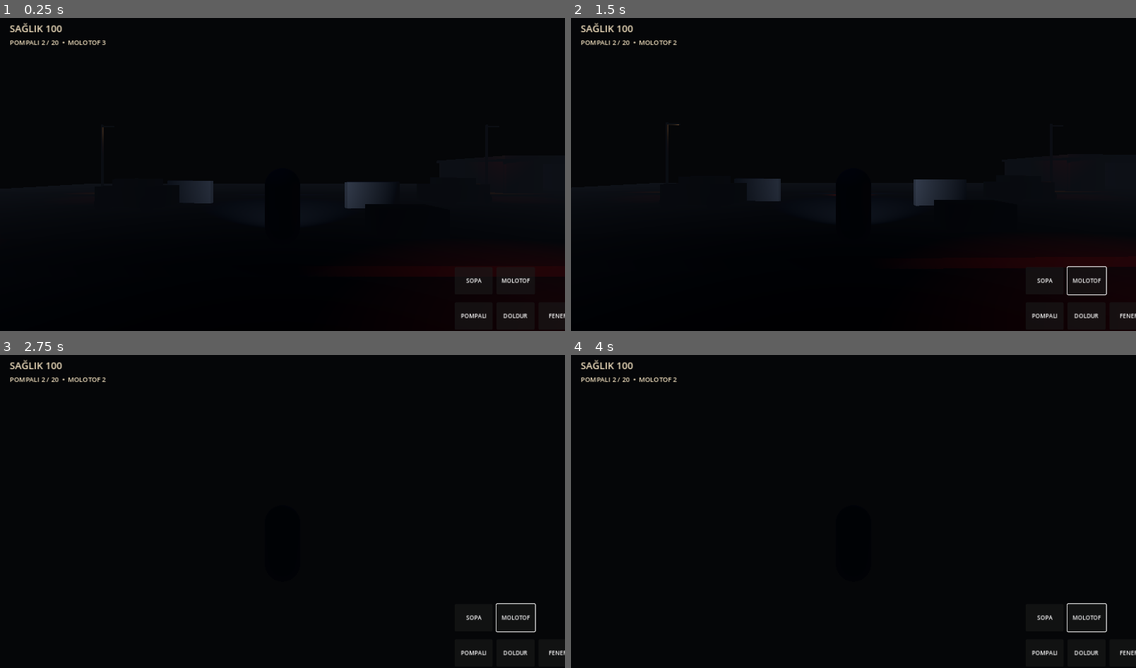
Above: before the commit, frames 1-4 (two rows, left to right).
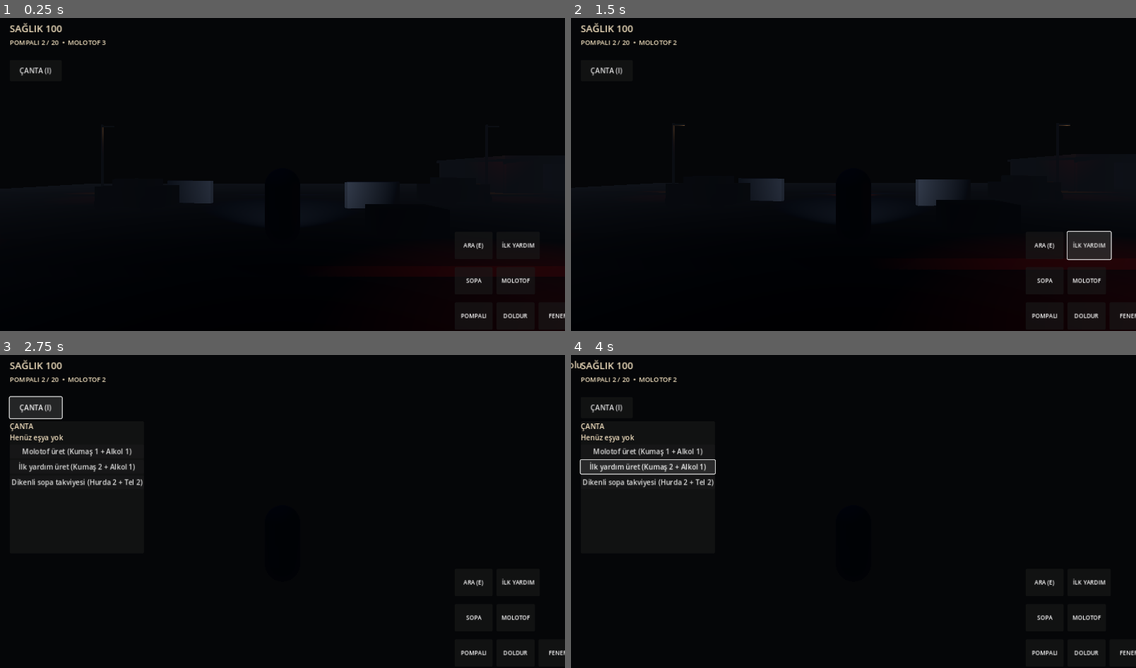
Above: after the commit, the same moments.

Repository: FatihKoc81/RESET-NIGHT
Game: Godot game, scene res://scenes/Main.tscn
Same seed, same stepped clock (60 frames per second), same inputs: the game is played once before the commit and once after it.
Inputs (mouse positions are in pixels of both pictures, inside the frame that each line leads up to):
- Up to frame 1 (0.25 s): no input
- Up to frame 2 (1.5 s): click "MOLOTOF" at 0.5 s; click (1090, 246) at 1.25 s, where only the run after the commit has a clickable "İLK YARDIM"
- Up to frame 3 (2.75 s): click (33, 408) at 2 s, where only the run after the commit has a clickable "ÇANTA (I)"
- Up to frame 4 (4 s): click (650, 452) at 2.75 s, where only the run after the commit has a clickable "Molotof üret (Kumaş 1 + Alkol…"; click (650, 467) at 3.5 s, where only the run after the commit has a clickable "İlk yardım üret (Kumaş 2 + Al…"

The runs differ from the first frame. In frame 1, 0.2% of the frame differs, in the area x 3-95%, y 15-74%; in frame 2, 1.1%; in frame 3, 2.0%; in frame 4, 2.4%, in the area x 0-95%, y 1-89%.
Error after the commit: Parse Error: Function "queue_redraw()" not found in base self. (res://scripts/loot_container.gd:37)

Commit message:
Add 3D loot containers, inventory and crafting

Diff:
--- a/godot/project.godot
+++ b/godot/project.godot
@@ -28,3 +28,6 @@
 fire_shotgun={"deadzone":0.2,"events":[Object(InputEventKey,"physical_keycode":70)]}
 reload={"deadzone":0.2,"events":[Object(InputEventKey,"physical_keycode":82)]}
 toggle_flashlight={"deadzone":0.2,"events":[Object(InputEventKey,"physical_keycode":76)]}
+interact={"deadzone":0.2,"events":[Object(InputEventKey,"physical_keycode":69)]}
+use_first_aid={"deadzone":0.2,"events":[Object(InputEventKey,"physical_keycode":72)]}
+toggle_inventory={"deadzone":0.2,"events":[Object(InputEventKey,"physical_keycode":73)]}
--- a/godot/scenes/Player.tscn
+++ b/godot/scenes/Player.tscn
@@ -1,7 +1,8 @@
-[gd_scene load_steps=6 format=3]
+[gd_scene load_steps=7 format=3]
 
 [ext_resource type="Script" path="res://scripts/player.gd" id="1_player"]
 [ext_resource type="Script" path="res://scripts/flashlight.gd" id="2_flashlight"]
+[ext_resource type="Script" path="res://scripts/inventory_manager.gd" id="3_inventory"]
 
 [sub_resource type="CapsuleShape3D" id="Capsule_player"]
 radius = 0.42
@@ -48,3 +49,6 @@
 spot_angle = 45.0
 shadow_enabled = true
 script = ExtResource("2_flashlight")
+
+[node name="InventoryManager" type="Node" parent="."]
+script = ExtResource("3_inventory")
--- /dev/null
+++ b/godot/scenes/interactables/LootContainer3D.tscn
@@ -0,0 +1,22 @@
+[gd_scene load_steps=4 format=3]
+
+[ext_resource type="Script" path="res://scripts/loot_container.gd" id="1_loot"]
+
+[sub_resource type="BoxMesh" id="CrateMesh"]
+size = Vector3(1.35, 0.9, 1.0)
+
+[sub_resource type="BoxShape3D" id="CrateShape"]
+size = Vector3(1.45, 1.0, 1.1)
+
+[node name="LootZone3D" type="Area3D"]
+collision_layer = 4
+collision_mask = 0
+script = ExtResource("1_loot")
+
+[node name="CrateMesh" type="MeshInstance3D" parent="."]
+position = Vector3(0, 0.48, 0)
+mesh = SubResource("CrateMesh")
+
+[node name="CollisionShape3D" type="CollisionShape3D" parent="."]
+position = Vector3(0, 0.5, 0)
+shape = SubResource("CrateShape")
--- a/godot/scripts/hud.gd
+++ b/godot/scripts/hud.gd
@@ -7,6 +7,9 @@
 var joystick_origin := Vector2.ZERO
 var joystick_touch := -1
 var joystick_vector := Vector2.ZERO
+var inventory_panel: PanelContainer
+var inventory_label: Label
+var inventory_button: Button
 
 func _ready() -> void:
     add_to_group("hud")
@@ -26,7 +29,51 @@
     _make_action(root, "POMPALI", Vector2(-250, -65), "fire_shotgun")
     _make_action(root, "DOLDUR", Vector2(-155, -65), "reload_shotgun")
     _make_action(root, "FENER", Vector2(-60, -65), "toggle_flashlight")
+    _make_action(root, "ARA (E)", Vector2(-250, -225), "interact")
+    _make_action(root, "İLK YARDIM", Vector2(-155, -225), "use_first_aid")
+    _build_inventory_panel(root)
     root.gui_input.connect(_on_root_input)
+
+func _build_inventory_panel(root: Control) -> void:
+    inventory_button = Button.new()
+    inventory_button.text = "ÇANTA (I)"
+    inventory_button.position = Vector2(22, 105)
+    inventory_button.size = Vector2(118, 48)
+    inventory_button.pressed.connect(_toggle_inventory)
+    root.add_child(inventory_button)
+    inventory_panel = PanelContainer.new()
+    inventory_panel.position = Vector2(22, 160)
+    inventory_panel.size = Vector2(300, 300)
+    inventory_panel.visible = false
+    root.add_child(inventory_panel)
+    var column := VBoxContainer.new()
+    inventory_panel.add_child(column)
+    inventory_label = _label(column, "ÇANTA", Vector2.ZERO, Vector2(280, 170), 16)
+    _craft_button(column, "Molotof üret (Kumaş 1 + Alkol 1)", "molotov")
+    _craft_button(column, "İlk yardım üret (Kumaş 2 + Alkol 1)", "first_aid")
+    _craft_button(column, "Dikenli sopa takviyesi (Hurda 2 + Tel 2)", "spiked_bat_upgrade")
+
+func _craft_button(parent: Control, title: String, recipe_id: String) -> void:
+    var button := Button.new()
+    button.text = title
+    button.pressed.connect(_craft.bind(recipe_id))
+    parent.add_child(button)
+
+func _craft(recipe_id: String) -> void:
+    if is_instance_valid(player) and player.has_method("craft_item"):
+        player.craft_item(recipe_id)
+    _refresh_inventory()
+
+func _toggle_inventory() -> void:
+    inventory_panel.visible = not inventory_panel.visible
+    _refresh_inventory()
+
+func _refresh_inventory() -> void:
+    if not is_instance_valid(inventory_label) or not is_instance_valid(player):
+        return
+    var bag := player.get_node_or_null("InventoryManager")
+    if is_instance_valid(bag):
+        inventory_label.text = bag.get_inventory_text()
 
 func _label(parent: Control, text_value: String, pos: Vector2, size: Vector2, font_size: int) -> Label:
     var label := Label.new()
@@ -97,6 +144,9 @@
             message_label.text = "RESET NIGHT"
 
 func _process(_delta: float) -> void:
+    if Input.is_action_just_pressed("toggle_inventory") and is_instance_valid(inventory_panel):
+        _toggle_inventory()
+    _refresh_inventory()
     if not is_instance_valid(player):
         player = get_tree().get_first_node_in_group("player")
     if is_instance_valid(player) and is_instance_valid(ammo_label):
--- /dev/null
+++ b/godot/scripts/inventory_manager.gd
@@ -0,0 +1,77 @@
+extends Node
+## Player inventory and crafting data. Item amounts are stored by item ID.
+
+signal inventory_changed
+
+const ITEMS := {
+    "wood_plank": {"name": "Tahta Parçası", "max_stack": 20},
+    "scrap_metal": {"name": "Hurda Metal", "max_stack": 20},
+    "wire_roll": {"name": "Dikenli Tel Yumağı", "max_stack": 10},
+    "cloth": {"name": "Kumaş", "max_stack": 20},
+    "alcohol": {"name": "Alkol", "max_stack": 10},
+    "molotov": {"name": "Molotof", "max_stack": 5},
+    "first_aid": {"name": "İlk Yardım Kiti", "max_stack": 5},
+    "spiked_bat_upgrade": {"name": "Dikenli Sopa Takviyesi", "max_stack": 1}
+}
+
+const RECIPES := {
+    "molotov": {"name": "Molotof", "cost": {"cloth": 1, "alcohol": 1}, "output": 1},
+    "first_aid": {"name": "İlk Yardım Kiti", "cost": {"cloth": 2, "alcohol": 1}, "output": 1},
+    "wire_trap": {"name": "Dikenli Tel Tuzağı", "cost": {"scrap_metal": 1, "wire_roll": 1}, "output": 1, "result_item": "wire_roll"},
+    "spiked_bat_upgrade": {"name": "Dikenli Sopa Takviyesi", "cost": {"scrap_metal": 2, "wire_roll": 2}, "output": 1}
+}
+
+var inventory: Dictionary = {}
+
+func _ready() -> void:
+    for item_id in ITEMS:
+        inventory[item_id] = 0
+
+func add_item(item_id: String, amount: int) -> int:
+    if not ITEMS.has(item_id) or amount <= 0:
+        return amount
+    var max_stack: int = ITEMS[item_id].max_stack
+    var accepted := mini(amount, max_stack - int(inventory.get(item_id, 0)))
+    inventory[item_id] = int(inventory.get(item_id, 0)) + accepted
+    if accepted > 0:
+        inventory_changed.emit()
+    return amount - accepted
+
+func has_items(cost: Dictionary) -> bool:
+    for item_id in cost:
+        if int(inventory.get(item_id, 0)) < int(cost[item_id]):
+            return false
+    return true
+
+func remove_items(cost: Dictionary) -> bool:
+    if not has_items(cost):
+        return false
+    for item_id in cost:
+        inventory[item_id] = int(inventory.get(item_id, 0)) - int(cost[item_id])
+    inventory_changed.emit()
+    return true
+
+func craft(recipe_id: String) -> bool:
+    if not RECIPES.has(recipe_id):
+        return false
+    var recipe: Dictionary = RECIPES[recipe_id]
+    var result_id: String = str(recipe.get("result_item", recipe_id))
+    if int(inventory.get(result_id, 0)) >= int(ITEMS[result_id].max_stack):
+        return false
+    if not remove_items(recipe.cost):
+        return false
+    add_item(result_id, int(recipe.output))
+    return true
+
+func consume(item_id: String, amount: int = 1) -> bool:
+    return remove_items({item_id: amount})
+
+func get_inventory_text() -> String:
+    var lines := ["ÇANTA"]
+    for item_id in ITEMS:
+        var count := int(inventory.get(item_id, 0))
+        if count > 0:
+            lines.append("%s: %d" % [ITEMS[item_id].name, count])
+    if lines.size() == 1:
+        lines.append("Henüz eşya yok")
+    return "\n".join(lines)
--- /dev/null
+++ b/godot/scripts/loot_container.gd
@@ -0,0 +1,65 @@
+extends Area3D
+class_name LootContainer3D
+
+@export var search_time := 2.0
+@export var container_label := "Sandık"
+var searched := false
+var searching := false
+var search_progress := 0.0
+var loot_table := {
+    "wood_plank": Vector2i(1, 4),
+    "scrap_metal": Vector2i(1, 3),
+    "wire_roll": Vector2i(1, 2),
+    "cloth": Vector2i(1, 3),
+    "alcohol": Vector2i(1, 2)
+}
+
+func _ready() -> void:
+    add_to_group("loot_containers")
+    monitoring = true
+
+func begin_search() -> void:
+    if searched or searching:
+        return
+    searching = true
+    search_progress = 0.0
+
+func _process(delta: float) -> void:
+    if not searching:
+        return
+    search_progress += delta
+    if search_progress >= search_time:
+        searching = false
+        searched = true
+        var player := get_tree().get_first_node_in_group("player")
+        if is_instance_valid(player):
+            _distribute_loot(player)
+        queue_redraw()
+
+func _distribute_loot(player: Node) -> void:
+    var inventory: Node = player.get_node_or_null("InventoryManager")
+    if not is_instance_valid(inventory):
+        return
+    var found: Array[String] = []
+    var roll_count := randi_range(2, 3)
+    var keys: Array = loot_table.keys()
+    keys.shuffle()
+    for i in range(roll_count):
+        var item_id: String = str(keys[i])
+        var bounds: Vector2i = loot_table[item_id]
+        var amount := randi_range(bounds.x, bounds.y)
+        var overflow := inventory.add_item(item_id, amount)
+        var accepted := amount - overflow
+        if accepted > 0:
+            found.append("%s x%d" % [inventory.ITEMS[item_id].name, accepted])
+    if found.is_empty():
+        player._notify("Çanta dolu veya sandık boş")
+    else:
+        player._notify("Bulundu: " + ", ".join(found))
+
+func get_status_text() -> String:
+    if searched:
+        return "%s (boş)" % container_label
+    if searching:
+        return "Aranıyor... %d%%" % int(search_progress / search_time * 100.0)
+    return "%s — E: Ara" % container_label
--- a/godot/scripts/map_environment.gd
+++ b/godot/scripts/map_environment.gd
@@ -1,4 +1,6 @@
 extends Node3D
+
+const LOOT_SCENE := preload("res://scenes/interactables/LootContainer3D.tscn")
 ## RESET NIGHT procedural 3D street kit. Primitive meshes are placeholders for final art assets.
 
 var asphalt: StandardMaterial3D
@@ -14,6 +16,7 @@
     _build_ground()
     _build_street_props()
     _build_walls_and_fences()
+    _build_loot_containers()
 
 func _make_materials() -> void:
     asphalt = _mat(Color(0.055, 0.063, 0.073), 0.95)
@@ -212,3 +215,14 @@
     _add_box_mesh(root, Vector3(5.12, 2.0, -1.2), Vector3(0.12, 0.18, 2.0), metal, true)
     # Flat damaged roof slab.
     _add_box_mesh(root, Vector3(0, 3.35, 0), Vector3(11.4, 0.28, 8.4), concrete, true)
+
+func _build_loot_containers() -> void:
+    _spawn_loot(Vector3(-3.5, 0.0, -3.5), "Terk edilmiş sandık")
+    _spawn_loot(Vector3(14.0, 0.0, 2.0), "Araç bagajı")
+    _spawn_loot(Vector3(-17.0, 0.0, 10.0), "Malzeme dolabı")
+
+func _spawn_loot(pos: Vector3, label: String) -> void:
+    var container := LOOT_SCENE.instantiate()
+    container.position = pos
+    container.container_label = label
+    $NavigationRegion3D/EnvironmentProps3D.add_child(container)
--- a/godot/scripts/player.gd
+++ b/godot/scripts/player.gd
@@ -5,6 +5,7 @@
 const BAT_RANGE := 2.4
 const STUN_CHANCE := 0.15
 const MOLOTOV_SCENE := preload("res://scenes/weapons/Molotov.tscn")
+const FIRST_AID_HEAL := 45.0
 
 @export var move_speed := 5.2
 @export var max_health := 100.0
@@ -19,6 +20,7 @@
 var yaw := 0.0
 var hud: Node
 var flashlight_on := true
+var nearby_loot: Node3D
 
 @onready var camera: Camera3D = $CameraPivot/SpringArm3D/Camera3D
 @onready var flashlight: SpotLight3D = $CameraPivot/Flashlight
@@ -76,6 +78,50 @@
         reload_shotgun()
     if Input.is_action_just_pressed("toggle_flashlight"):
         toggle_flashlight()
+    if Input.is_action_just_pressed("interact"):
+        interact()
+    if Input.is_action_just_pressed("use_first_aid"):
+        use_first_aid()
+
+func interact() -> void:
+    var nearest: Node3D
+    var nearest_distance := 2.8
+    for container in get_tree().get_nodes_in_group("loot_containers"):
+        if not is_instance_valid(container):
+            continue
+        var distance := global_position.distance_to(container.global_position)
+        if distance < nearest_distance:
+            nearest = container
+            nearest_distance = distance
+    if nearest:
+        if nearest.searched:
+            _notify("Bu sandık zaten arandı")
+        elif nearest.searching:
+            _notify("Sandık aranıyor...")
+        else:
+            nearest.begin_search()
+            _notify("Sandık aranıyor... 2 saniye")
+    else:
+        _notify("Yakında aranabilir sandık yok")
+
+func use_first_aid() -> void:
+    if health >= max_health:
+        _notify("Sağlığın zaten dolu")
+        return
+    var bag := $InventoryManager
+    if bag.consume("first_aid"):
+        health = minf(max_health, health + FIRST_AID_HEAL)
+        if is_instance_valid(hud):
+            hud.set_health(health, max_health)
+        _notify("İlk yardım kullanıldı: +45 sağlık")
+    else:
+        _notify("İlk yardım kitin yok")
+
+func craft_item(recipe_id: String) -> void:
+    if $InventoryManager.craft(recipe_id):
+        _notify("Üretildi: " + str($InventoryManager.RECIPES[recipe_id].name))
+    else:
+        _notify("Malzeme yetersiz veya çanta dolu")
 
 func toggle_flashlight() -> void:
     flashlight.toggle()
@@ -98,6 +144,7 @@
         _notify("Molotof kalmadı")
         return
     molotov_count -= 1
+    $InventoryManager.consume("molotov") if int($InventoryManager.inventory.get("molotov", 0)) > 0 else null
     var bottle := MOLOTOV_SCENE.instantiate()
     get_tree().current_scene.add_child(bottle)
     bottle.global_position = global_position + Vector3(0, 1.1, 0) - global_transform.basis.z * 0.8
